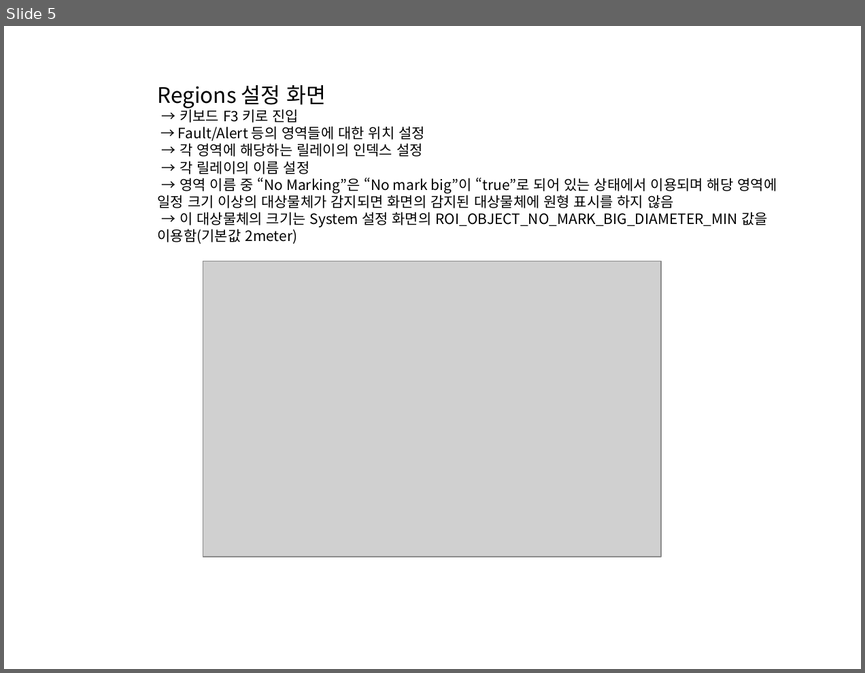
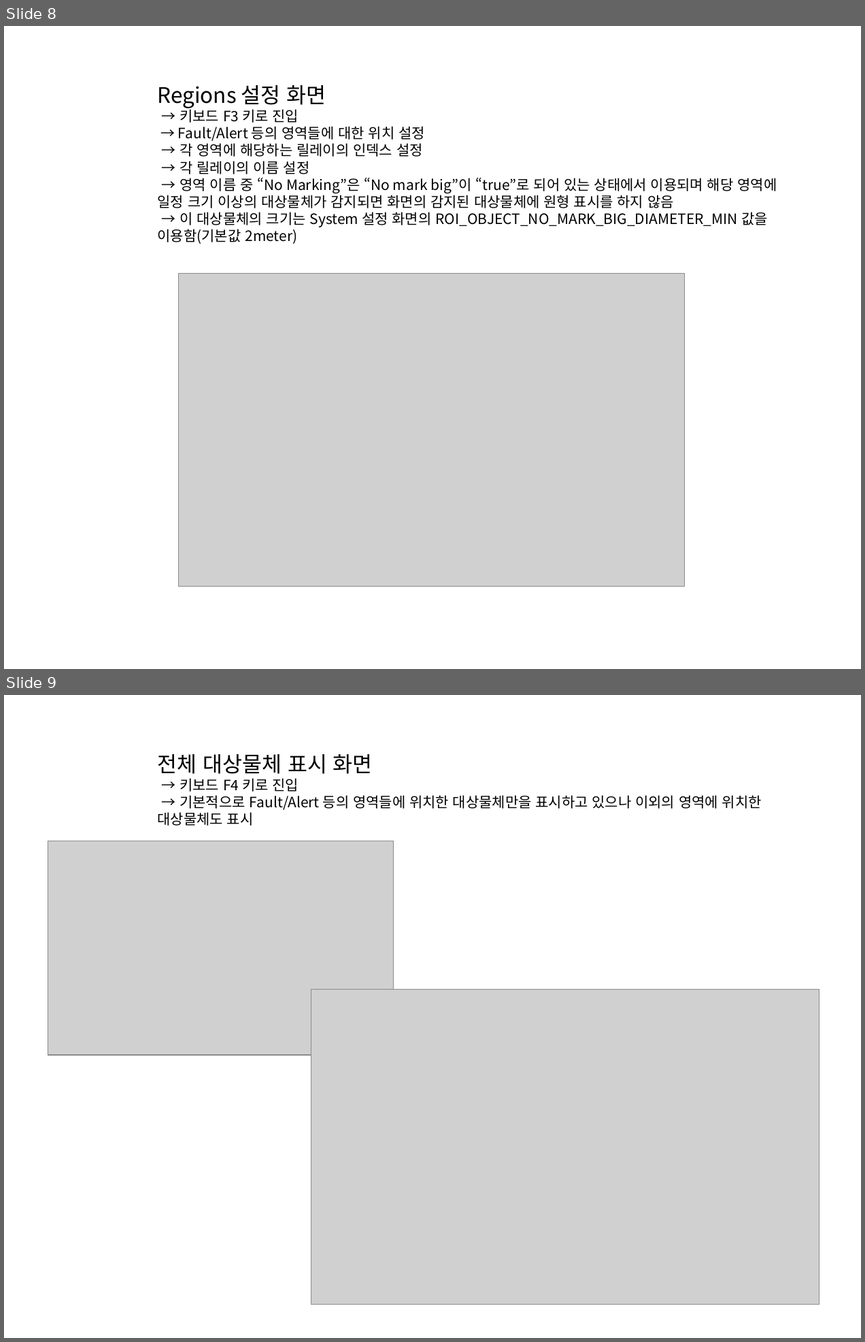
Before and after one commit to leesy24/AntiCollision_2D.application.windows32, a slide deck: 2D-AntiCollision Monitoring System.pptx. Shown one above the other, each under a label of ours: slide 5 before the commit, slides 8 and 9 after it. The pictures are 865x673 and 865x1342 pixels, drawn with LibreOffice and Linux fonts; fonts in the diff are those of the drawing; grey boxes stand for pictures. Boxes give left, top, right and bottom in pixels: in the first picture for what was removed or moved away, otherwise in the second. Text is boxed around its words. In the diff, an @@ line names an element or a change of style, - is before the commit and + after.

```diff
--- a/2D-AntiCollision Monitoring System.pptx
+++ b/2D-AntiCollision Monitoring System.pptx
@@ slide 9 added at <box>4,695,861,1338</box>, background #FFFFFF @@
@@ text added at <box>158,754,762,826</box>, 12 pt, text #000000 @@
+전체 대상물체 표시 화면
+→ 키보드 F4 키로 진입
+→ 기본적으로 Fault/Alert 등의 영역들에 위치한 대상물체만을 표시하고 있으나 이외의 영역에 위치한 대상물체도 표시
@@ picture added at <box>48,841,393,1055</box> @@
@@ picture added at <box>311,989,819,1304</box> @@
@@ what was slide 5 is now slide 8 @@
@@ slide 8 changed as well @@
@@ picture: place and size @@
-picture at <box>203,261,660,556</box>
+picture at <box>179,273,684,586</box>
```
Also in this commit, not shown: 7 other slides changed, 1 other slide added, 2 slides removed.
